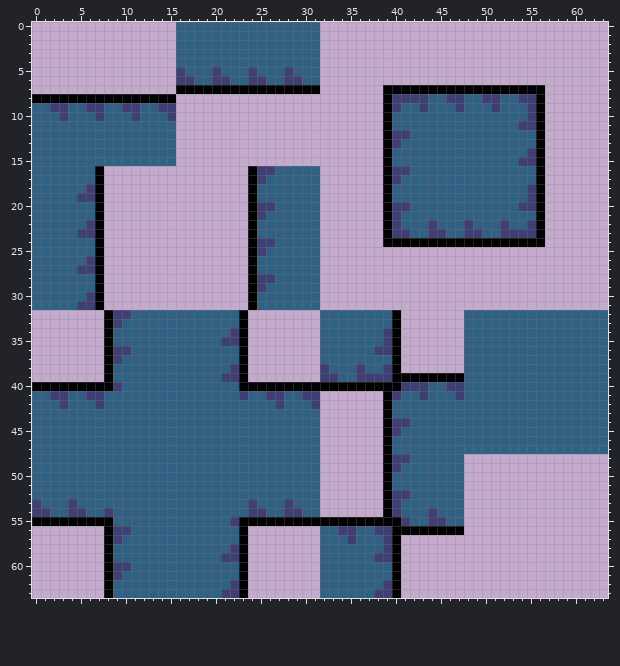
One commit to this pixel-art file: Wall Tile Textures.aseprite. The picture above is the old version.
64x64 pixels, 1 frame.
New version:
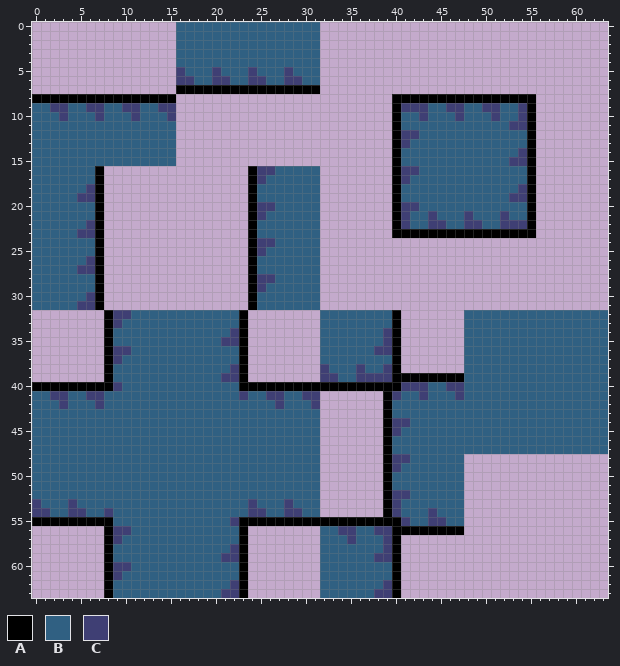
Palette (. is transparent): A #000000  B #306082  C #3f3f74
Commit: better tiles
Change:
y 7: x 39..56 AAAAAAAAAAAAAAAAAA -> ..................
y 8: x 39..56 ACCCCBBCCBBCCBBCCA -> .AAAAAAAAAAAAAAAA.
y 9: x 39..42 ACBB -> .ACC; x 46 B -> C; x 50 B -> C; x 54..56 BCA -> CA.
y 10: x 39..40 AB -> .A; x 43 B -> C; x 47 B -> C; x 51 B -> C; x 54..56 BCA -> CA.
y 11: x 39..40 AB -> .A; x 53 B -> C; x 55..56 CA -> A.
y 12: x 39..40 AC -> .A; x 42 B -> C; x 55..56 BA -> A.
y 13: x 39..41 ACB -> .AC; x 55..56 BA -> A.
y 14: x 39..40 AB -> .A; x 54..56 BCA -> CA.
y 15: x 39..40 AB -> .A; x 53 B -> C; x 55..56 CA -> A.
y 16: x 39..40 AC -> .A; x 42 B -> C; x 55..56 BA -> A.
y 17: x 39..41 ACB -> .AC; x 55..56 BA -> A.
y 18: x 39..40 AB -> .A; x 54..56 BCA -> CA.
y 19: x 39..40 AB -> .A; x 53..56 BBCA -> CCA.
y 20: x 39..40 AC -> .A; x 42 B -> C; x 54..56 CCA -> BA.
y 21: x 39..41 ACB -> .AC; x 44 B -> C; x 48 B -> C; x 52 B -> C; x 55..56 BA -> A.
y 22: x 39..41 ACB -> .AC; x 45 B -> C; x 49 B -> C; x 53..56 BBCA -> CCA.
y 23: x 39..56 ACCBBCCBBCCBBCCCCA -> .AAAAAAAAAAAAAAAA.
y 24: x 39..56 AAAAAAAAAAAAAAAAAA -> ..................
Changed places in both pictures, as pixel boxes (x1, y1, x2, y2):
changed: (383, 85, 545, 247)
